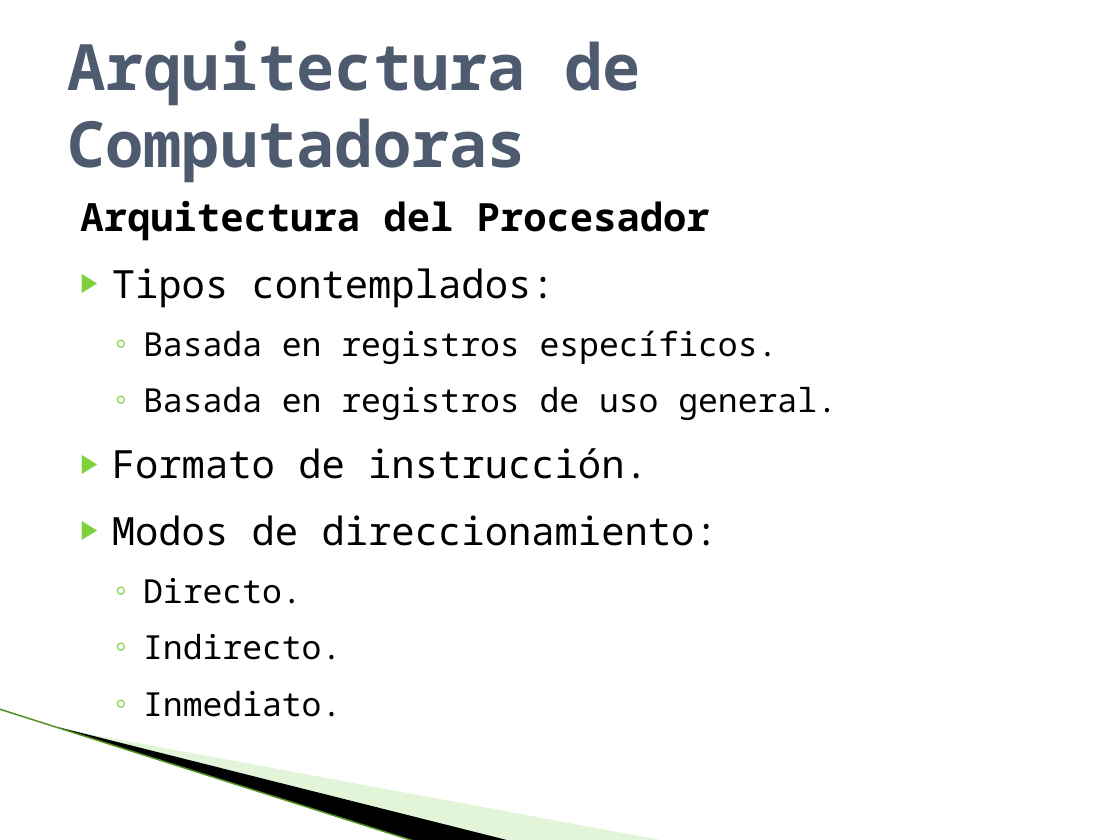
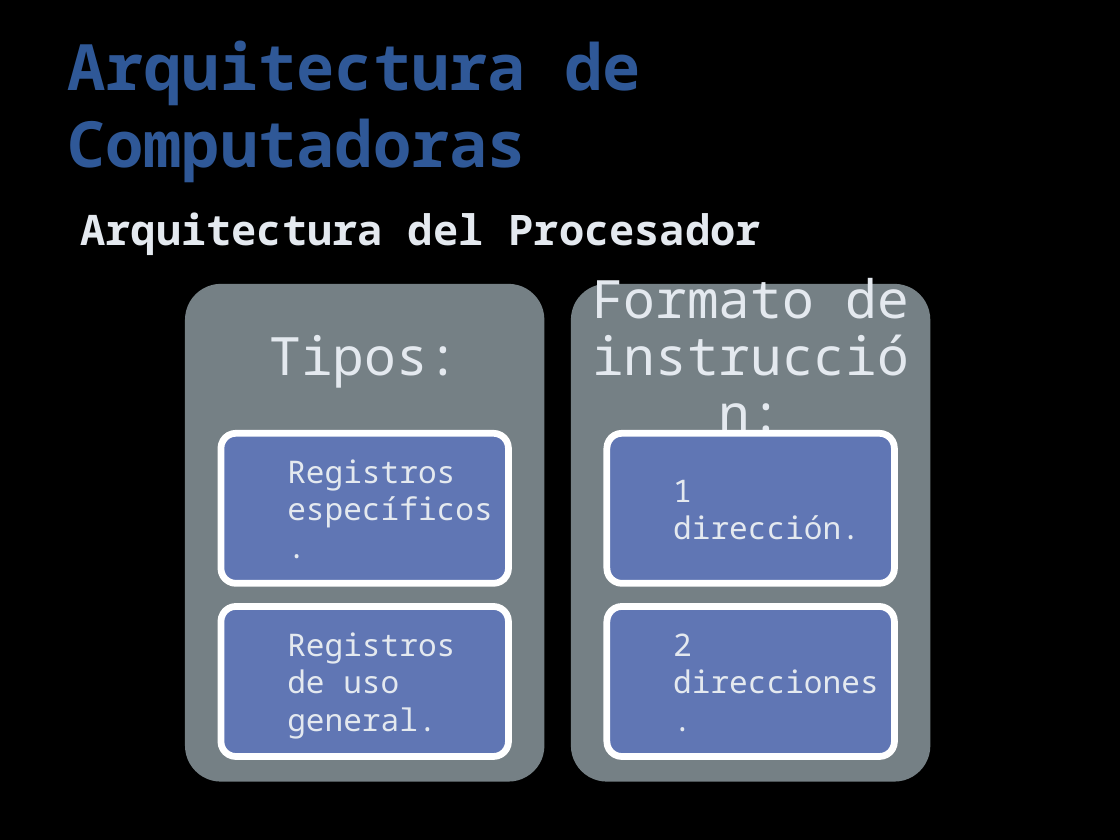
Before and after one commit to paoloadrian/DocumentacionCIHI, a slide deck: slide 18 of defensa publica.pptx (slide 22 before the commit). Drawn at 1120x840 pixels with LibreOffice and Linux fonts; fonts in the diff are those of the drawing; background and template pictures are left out. Boxes give left, top, right and bottom in pixels: in the first picture for what was removed or moved away, otherwise in the second. Text is boxed around its words. In the diff, an @@ line names an element or a change of style, - is before the commit and + after.

```diff
--- a/defensa publica.pptx
+++ b/defensa publica.pptx
@@ background #FFFFFF to #000000 @@
@@ title "Arquitectura de Computadoras" at [67, 40, 641, 183]: text colour #4E5B6F to #2F5897 @@
@@ text "Arquitectura del Procesador" at [80, 212, 761, 255]: size 25 to 27 pt, text colour #000000 to #E4E9EF; line spacing 1.3 to 1.5 @@
@@ text at [112, 268, 837, 717]: paragraphs removed @@
-▶ Tipos contemplados:
-  ◦ Basada en registros específicos.
-  ◦ Basada en registros de uso general.
-▶ Formato de instrucción.
-▶ Modos de direccionamiento:
-  ◦ Directo.
-  ◦ Indirecto.
-  ◦ Inmediato.
@@ text added at [592, 269, 908, 319], 34 pt, text #E4E9EF @@
+Formato de instrucción:
@@ rounded rectangle added at [185, 283, 544, 781], fill #758085 @@
@@ rounded rectangle added at [571, 283, 931, 781], fill #758085 @@
@@ text added at [270, 335, 460, 388], 34 pt, text #E4E9EF @@
+Tipos:
@@ rounded rectangle added at [221, 433, 508, 584], fill #6076B4, outline #FFFFFF 4.33 pt @@
@@ rounded rectangle added at [607, 433, 895, 584], fill #6076B4, outline #FFFFFF 4.33 pt @@
@@ text added at [287, 459, 492, 528], 20 pt, text #E4E9EF @@
+  Registros específicos.
@@ text added at [673, 480, 860, 539], 20 pt, text #E4E9EF @@
+  1 dirección.
@@ rounded rectangle added at [221, 607, 508, 757], fill #6076B4, outline #FFFFFF 4.33 pt @@
@@ rounded rectangle added at [607, 607, 895, 757], fill #6076B4, outline #FFFFFF 4.33 pt @@
@@ text added at [287, 632, 455, 739], 20 pt, text #E4E9EF @@
+  Registros de uso general.
@@ text added at [673, 633, 878, 693], 20 pt, text #E4E9EF @@
+  2 direcciones.
@@ line removed from (0, 709) to (416, 840) @@
@@ freeform shape removed at [59, 727, 512, 840] @@
@@ freeform shape removed at [62, 728, 666, 840] @@
```
Also in this commit, not shown: 27 other slides changed, 19 slides added, 20 slides removed.
